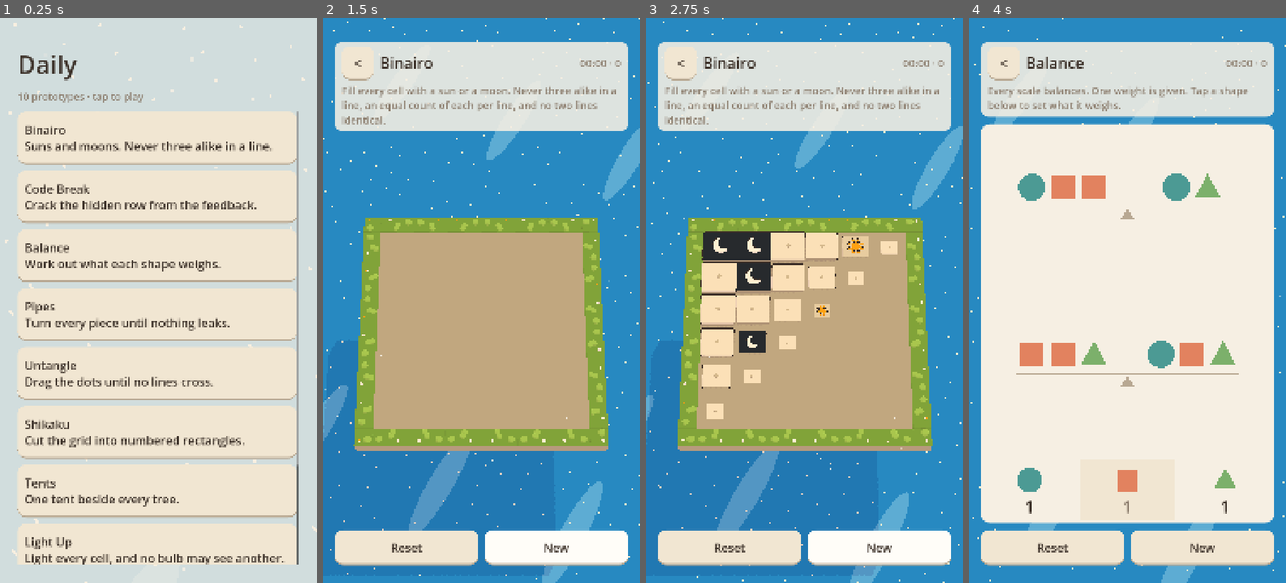
Above: before the commit, frames 1-4 (left to right).
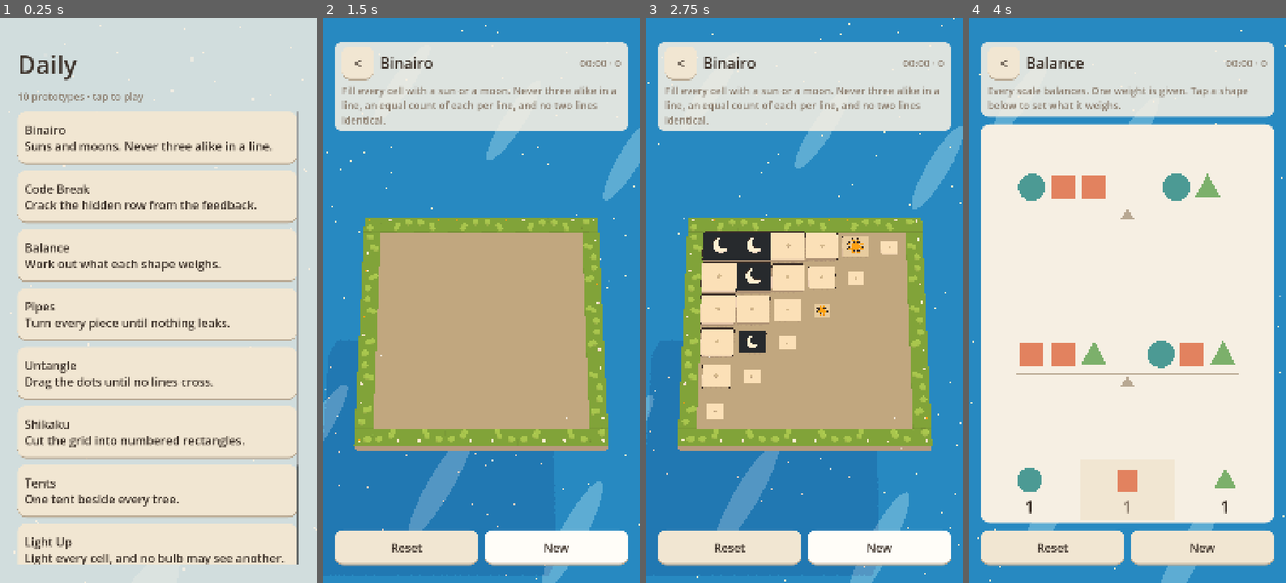
Above: after the commit, the same moments.

Repository: flavioriper/daily-games
Game: Godot game, scene res://world/main.tscn
Same seed, same stepped clock (60 frames per second), same inputs: the game is played once before the commit and once after it.
Inputs:
- Up to frame 1 (0.25 s): no input
- Up to frame 2 (1.5 s): click "Binairo Suns and moons. Never…" at 0.5 s; click "New" at 1.25 s
- Up to frame 3 (2.75 s): click "New" at 2 s
- Up to frame 4 (4 s): click "<" at 2.75 s; click "Balance Work out what each sh…" at 3.5 s

The runs differ from the first frame. In frame 1, 0.1% of the frame differs, in the area x 1-100%, y 0-100%; in frame 2, 0.2%; in frame 3, 0.2%; in frame 4, less than 0.1%.

Commit message:
fix: thin the water sparkles; widen the focus ring
Water sparkle threshold step(0.985, s) -> step(0.995, s): the dots now
read as an occasional glint instead of snowfall. Placeholders.FOCUS_INNER
0.40 -> 0.38: the focus ring bars read less thin at 540 px. Judged with
the shot and tap harnesses.

Diff:
--- a/core/placeholders.gd
+++ b/core/placeholders.gd
@@ -31,7 +31,7 @@
 const RIM_H := 0.04
 ## The focus ring: a flat square frame around one cell (polish spec, section 6).
 const FOCUS_OUTER := 0.46
-const FOCUS_INNER := 0.40
+const FOCUS_INNER := 0.38
 
 static func make(slot: String) -> Node3D:
 	var root := Node3D.new()
--- a/shaders/water.gdshader
+++ b/shaders/water.gdshader
@@ -35,7 +35,7 @@
 	float wx = sin(p.y * 2.3 + t * 0.4) * 1.7;
 	float wz = sin(p.x * 1.9 - t * 0.3) * 1.7;
 	float s = sin(p.x * 7.3 + wx + t * 1.3) * sin(p.y * 6.1 + wz - t * 0.9);
-	float spark = step(0.985, s);
+	float spark = step(0.995, s);
 	vec3 col = mix(base_color.rgb, band_color.rgb, band);
 	col = mix(col, sparkle_color.rgb, spark);
 	if (splash_age >= 0.0 && splash_age < 2.0) {
